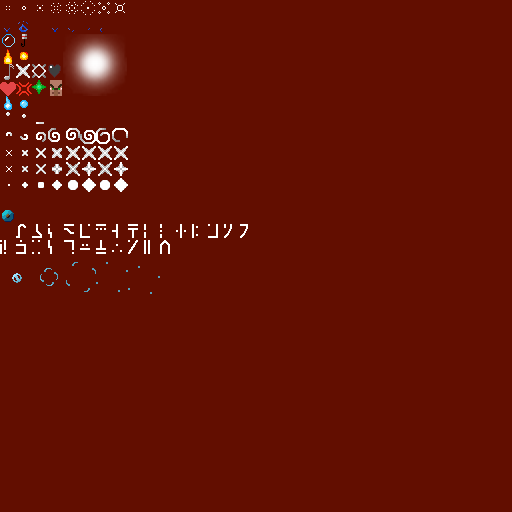
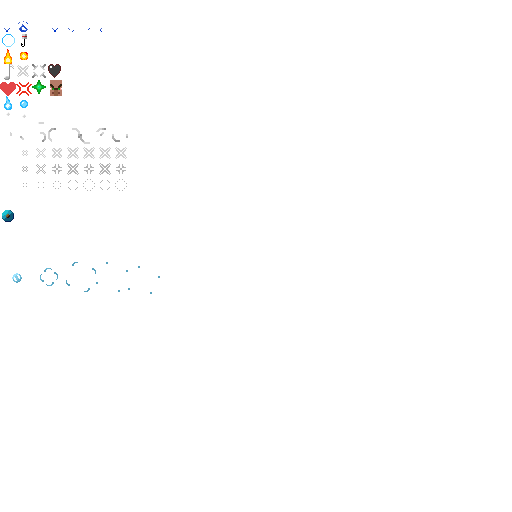
Revision of a layered (512, 512) image; what changed, layer by layer:
hid "Layer 1" over [0, 0, 512, 512]
